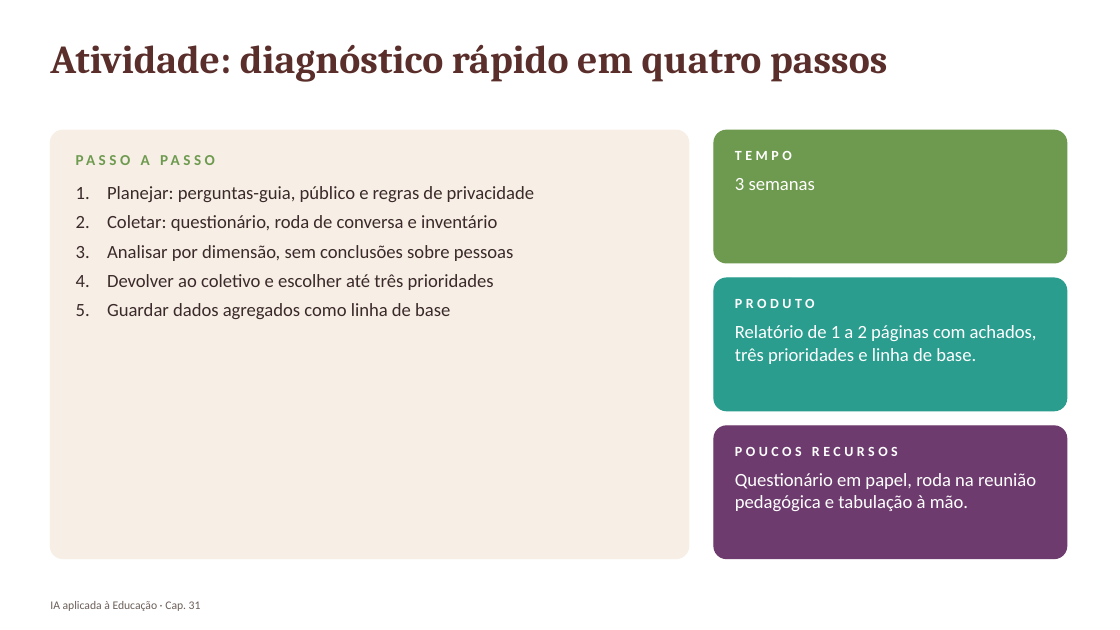
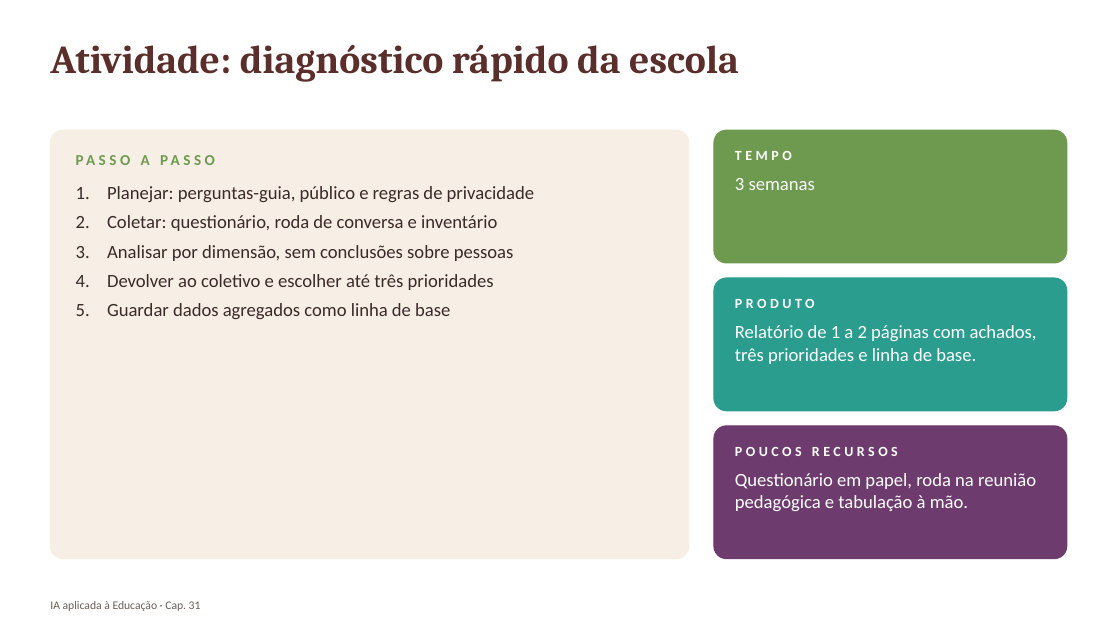
Before and after one commit to arakenmedeiros/claude, a slide deck: slide 18 of livro_ia_educacao/saida/pptx/Cap31_slides.pptx. Drawn at 1120x630 pixels with LibreOffice and Linux fonts; fonts in the diff are those of the drawing. Boxes give left, top, right and bottom in pixels: in the first picture for what was removed or moved away, otherwise in the second. Text is boxed around its words. In the diff, an @@ line names an element or a change of style, - is before the commit and + after.

```diff
--- a/livro_ia_educacao/saida/pptx/Cap31_slides.pptx
+++ b/livro_ia_educacao/saida/pptx/Cap31_slides.pptx
@@ text at bbox=[50, 44, 739, 82]: text changed @@
-Atividade: diagnóstico rápido em quatro passos
+Atividade: diagnóstico rápido da escola
```
Also in this commit, not shown: 15 other files.
